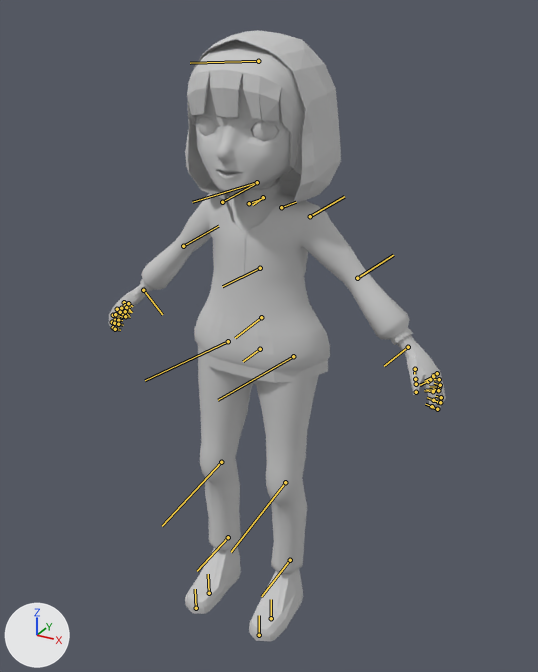
The FBX model Graphic/Animation/C_Seed_Ani12@run.FBX, before and after one commit.
Before and after are seen from a 50 mm camera at (0.449, -0.814, 0.417) aimed at (0.03, -0.052, 0.036). The axes (+X, +Y, +Z) are drawn at lower left. The lights are the same throughout. The bones that bend it are drawn over the model as lines.
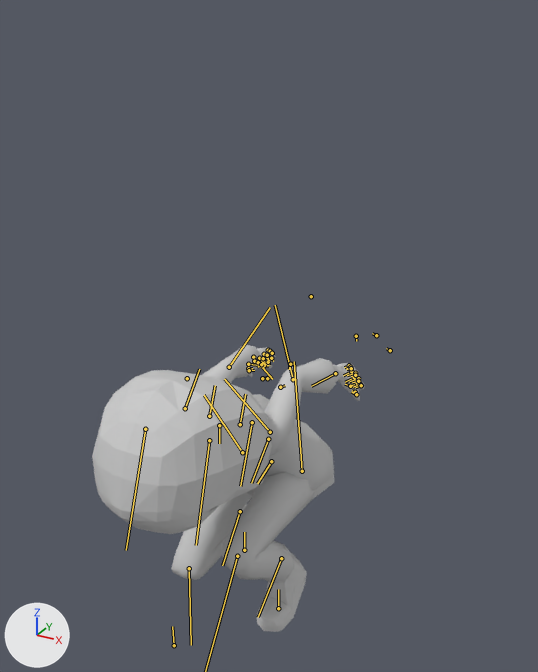
The newer file adds an action. The first version stands in its rest pose; the second is drawn at frame 116 of the action 'Take 001'.

Pixel boxes [x1, y1, x2, y2] of what changed, in the pictures (538 x 672 px):
'Object005', posed (19% narrower, 53% shorter)
    before: [108, 30, 446, 641]
    after: [92, 344, 365, 632]
bone 'Bip001 Spine', root to tip
    before: (261, 317) to (235, 338)
    after: (268, 439) to (251, 483)
bone 'Bip001 Spine1', root to tip
    before: (260, 268) to (222, 286)
    after: (252, 422) to (240, 486)
bone 'Bip001 Neck', root to tip
    before: (263, 197) to (252, 205)
    after: (219, 425) to (219, 443)
bone 'Bip001 L Clavicle', root to tip
    before: (281, 207) to (296, 202)
    after: (240, 424) to (245, 394)
bone 'Bip001 L UpperArm', root to tip
    before: (310, 216) to (344, 196)
    after: (270, 432) to (224, 379)
bone 'Bip001 L Forearm', root to tip
    before: (357, 278) to (393, 255)
    after: (293, 379) to (275, 305)
bone 'Bip001 L Hand', root to tip
    before: (408, 347) to (384, 366)
    after: (335, 373) to (311, 386)
bone 'Bip001 L Finger11', root to tip
    before: (433, 391) to (424, 390)
    after: (360, 384) to (353, 387)
bone 'Bip001 R Clavicle', root to tip
    before: (249, 203) to (264, 198)
    after: (209, 416) to (215, 385)
bone 'Bip001 R UpperArm', root to tip
    before: (222, 202) to (256, 183)
    after: (185, 408) to (199, 369)
bone 'Bip001 R Forearm', root to tip
    before: (183, 246) to (218, 226)
    after: (229, 367) to (270, 307)
bone 'Bip001 R Hand', root to tip
    before: (143, 290) to (162, 314)
    after: (253, 357) to (272, 379)
bone 'Bip001 R Finger11', root to tip
    before: (113, 315) to (119, 317)
    after: (258, 362) to (261, 367)
bone 'Bip001 Head', root to tip
    before: (257, 182) to (192, 202)
    after: (209, 440) to (196, 545)
bone 'Bip001 L Thigh', root to tip
    before: (293, 356) to (218, 400)
    after: (302, 471) to (294, 361)
bone 'Bip001 L Foot', root to tip
    before: (290, 560) to (261, 596)
    after: (281, 558) to (258, 617)
bone 'Bip001 L Toe0', root to tip
    before: (271, 618) to (271, 599)
    after: (278, 608) to (278, 589)
bone 'Bip001 R Thigh', root to tip
    before: (228, 341) to (145, 380)
    after: (242, 452) to (204, 395)
bone 'Bip001 R Calf', root to tip
    before: (221, 462) to (162, 526)
    after: (189, 568) to (191, 645)
bone 'Bip001 R Foot', root to tip
    before: (228, 537) to (197, 571)
    after: (240, 511) to (222, 565)
bone 'Bip001 R Toe0', root to tip
    before: (209, 593) to (208, 574)
    after: (244, 550) to (244, 532)

The edits, one by one:
Object 'Bip001 center' (bone_rig_object) moves from (0.0, -0.022, -0.001) to (0.0, 0.011, -0.198).
Object 'Bip001 center' (bone_rig_object) turns from (0, 0, -90) to (0, 17, -90) degrees about its own x, y and z.
Bone 'Bip001 Spine' (bone_bip001_spine) moves from (0.0, 0.0, 0.0) to (0.0, -0.01, 0.0).
Bone 'Bip001 Spine' (bone_bip001_spine) turns from (0, 0, 0) to (0, 0, 22) degrees about its own x, y and z.
Bone 'Bip001 Spine1' (bone_bip001_spine1) turns from (0, 0, 0) to (0, 0, 31) degrees about its own x, y and z.
Bone 'Bip001 Neck' (bone_bip001_neck) turns from (0, 0, 0) to (0, 0, 7) degrees about its own x, y and z.
Bone 'Bip001 L Clavicle' (bone_bip001_l_clavicle) moves from (0.0, 0.0, 0.0) to (0.0, -0.05, -0.02).
Bone 'Bip001 L Clavicle' (bone_bip001_l_clavicle) turns from (0, 0, 0) to (-7, 0, -1) degrees about its own x, y and z.
Bone 'Bip001 L UpperArm' (bone_bip001_l_upperarm) turns from (0, 0, 0) to (3, 43, 50) degrees about its own x, y and z.
Bone 'Bip001 L Forearm' (bone_bip001_l_forearm) turns from (0, 0, 0) to (0, 0, -37) degrees about its own x, y and z.
Bone 'Bip001 L Hand' (bone_bip001_l_hand) turns from (0, 0, 0) to (-11, 2, 7) degrees about its own x, y and z.
Bone 'Bip001 L Finger11' (bone_bip001_l_finger11) turns from (0, 0, 0) to (0, 0, -12) degrees about its own x, y and z.
Bone 'Bip001 R Clavicle' (bone_bip001_r_clavicle) moves from (0.0, 0.0, 0.0) to (0.0, -0.05, 0.02).
Bone 'Bip001 R Clavicle' (bone_bip001_r_clavicle) turns from (0, 0, 0) to (7, 0, -1) degrees about its own x, y and z.
Bone 'Bip001 R UpperArm' (bone_bip001_r_upperarm) turns from (0, 0, 0) to (0, -44, 45) degrees about its own x, y and z.
Bone 'Bip001 R Forearm' (bone_bip001_r_forearm) turns from (0, 0, 0) to (0, 0, -33) degrees about its own x, y and z.
Bone 'Bip001 R Hand' (bone_bip001_r_hand) turns from (0, 0, 0) to (11, -2, 7) degrees about its own x, y and z.
Bone 'Bip001 R Finger11' (bone_bip001_r_finger11) turns from (0, 0, 0) to (0, 0, -12) degrees about its own x, y and z.
Bone 'Bip001 Head' (bone_bip001_head) turns from (0, 0, 0) to (0, 0, -2) degrees about its own x, y and z.
Bone 'Bip001 L Thigh' (bone_bip001_l_thigh) moves from (0.0, 0.0, 0.0) to (-0.12, 0.67, 0.0).
Bone 'Bip001 L Thigh' (bone_bip001_l_thigh) turns from (0, 0, 0) to (1, 1, 116) degrees about its own x, y and z.
Bone 'Bip001 L Calf' (bone_bip001_l_calf) turns from (0, 0, 0) to (0, 0, -124) degrees about its own x, y and z.
Bone 'Bip001 L Foot' (bone_bip001_l_foot) turns from (0, 0, 0) to (1, -1, 11) degrees about its own x, y and z.
Bone 'Bip001 L Toe0' (bone_bip001_l_toe0) turns from (0, 0, 0) to (0, 0, 36) degrees about its own x, y and z.
Bone 'Bip001 R Thigh' (bone_bip001_r_thigh) moves from (0.0, 0.0, 0.0) to (-0.12, 0.67, 0.0).
Bone 'Bip001 R Thigh' (bone_bip001_r_thigh) turns from (0, 0, 0) to (-2, 0, 87) degrees about its own x, y and z.
Bone 'Bip001 R Calf' (bone_bip001_r_calf) turns from (0, 0, 0) to (0, 0, -132) degrees about its own x, y and z.
Bone 'Bip001 R Foot' (bone_bip001_r_foot) turns from (0, 0, 0) to (-1, 2, 34) degrees about its own x, y and z.
Bone 'Bip001 R Toe0' (bone_bip001_r_toe0) turns from (0, 0, 0) to (0, 0, 52) degrees about its own x, y and z.
